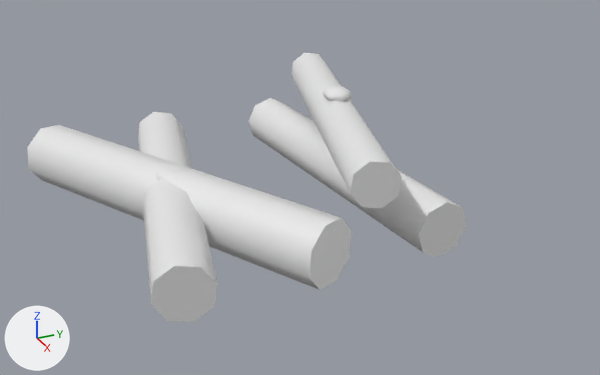
Two versions of the glTF model src/assets/models/furniture/scrolls.glb, one commit apart.
One viewpoint serves both versions: a 50 mm camera at (0.58, -0.238, 0.302) aimed at (0.02, 0.013, 0.023). Every picture has the same lights, and +X, +Y and +Z are marked at lower left. The picture after the commit comes second. Materials are left out; every surface is plain grey. Where no turn or scale is listed for an object, it has been applied to the vertices.
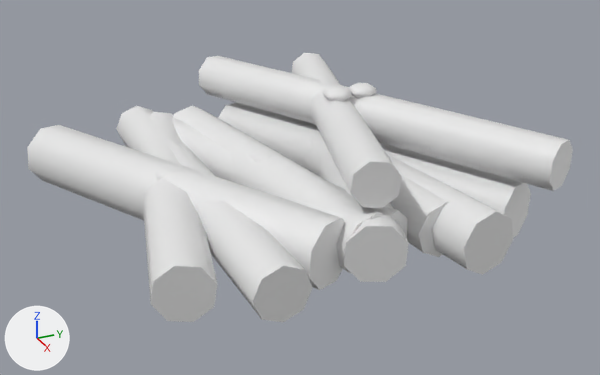
Pixel boxes (x1, y1, x2, y2) of what changed, in the pictures (600 x 375 px):
```json
{"object": "Mesh_2", "change": "added", "after": [173, 56, 573, 282]}
{"object": "Mesh_4", "change": "added", "after": [117, 102, 531, 323]}
{"object": "Mesh_3", "change": "added", "after": [348, 83, 377, 98]}
{"object": "Mesh_5", "change": "added", "after": [250, 149, 273, 162], "on screen": "mostly hidden"}
```

Edits to the scene script, one JSON object a line:
```json
{"op": "add", "block": "me_mesh_5", "code": ["me_mesh_5 = bpy.data.meshes.new('Mesh_5')", "me_mesh_5.from_pydata(...)  # 94 vertices, 168 faces; spans x -0.012..0.012, y -0.0199..0.0869, z 0.039..0.051"]}
{"op": "add", "block": "me_mesh_4", "code": ["me_mesh_4 = bpy.data.meshes.new('Mesh_4')", "me_mesh_4.from_pydata(...)  # 54 vertices, 96 faces; spans x -0.168..0.168, y -0.093..0.163, z 0.002..0.048"]}
{"op": "add", "block": "me_mesh_3", "code": ["me_mesh_3 = bpy.data.meshes.new('Mesh_3')", "me_mesh_3.from_pydata(...)  # 141 vertices, 252 faces; spans x -0.012..0.012, y 0.0542..0.0892, z 0.039..0.096"]}
{"op": "add", "block": "me_mesh_2", "code": ["me_mesh_2 = bpy.data.meshes.new('Mesh_2')", "me_mesh_2.from_pydata(...)  # 72 vertices, 128 faces; spans x -0.169..0.169, y -0.055..0.173, z 0.0..0.088"]}
{"op": "add", "block": "ob_mesh_5", "code": ["ob_mesh_5 = bpy.data.objects.new('Mesh_5', me_mesh_5)", "ob_mesh_5.location = (0.0, 0.0, 0.0)"]}
{"op": "add", "block": "ob_mesh_4", "code": ["ob_mesh_4 = bpy.data.objects.new('Mesh_4', me_mesh_4)", "ob_mesh_4.location = (0.0, 0.0, 0.0)"]}
{"op": "add", "block": "ob_mesh_3", "code": ["ob_mesh_3 = bpy.data.objects.new('Mesh_3', me_mesh_3)", "ob_mesh_3.location = (0.0, 0.0, 0.0)"]}
{"op": "add", "block": "ob_mesh_2", "code": ["ob_mesh_2 = bpy.data.objects.new('Mesh_2', me_mesh_2)", "ob_mesh_2.location = (0.0, 0.0, 0.0)"]}
```
